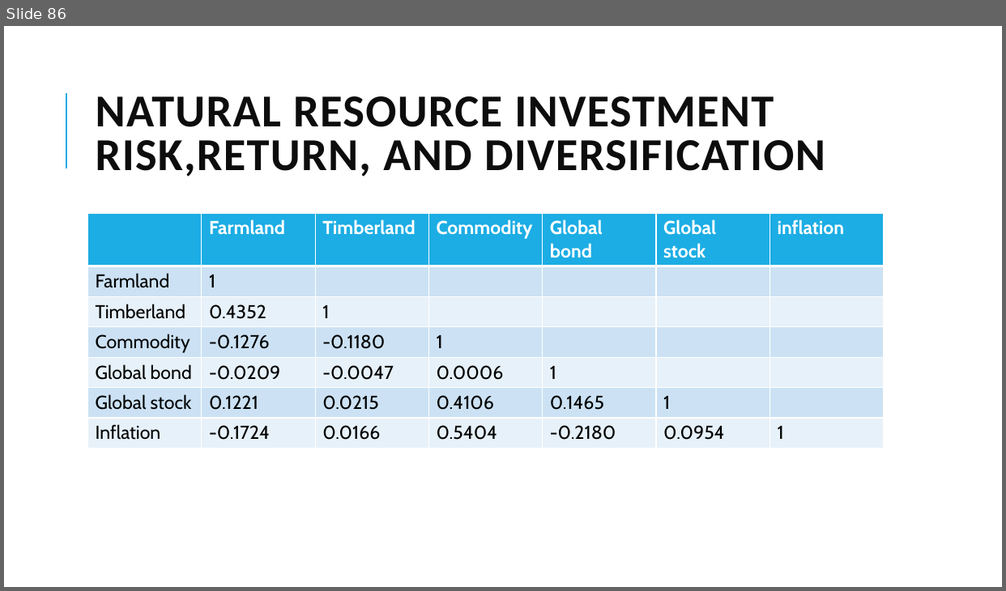
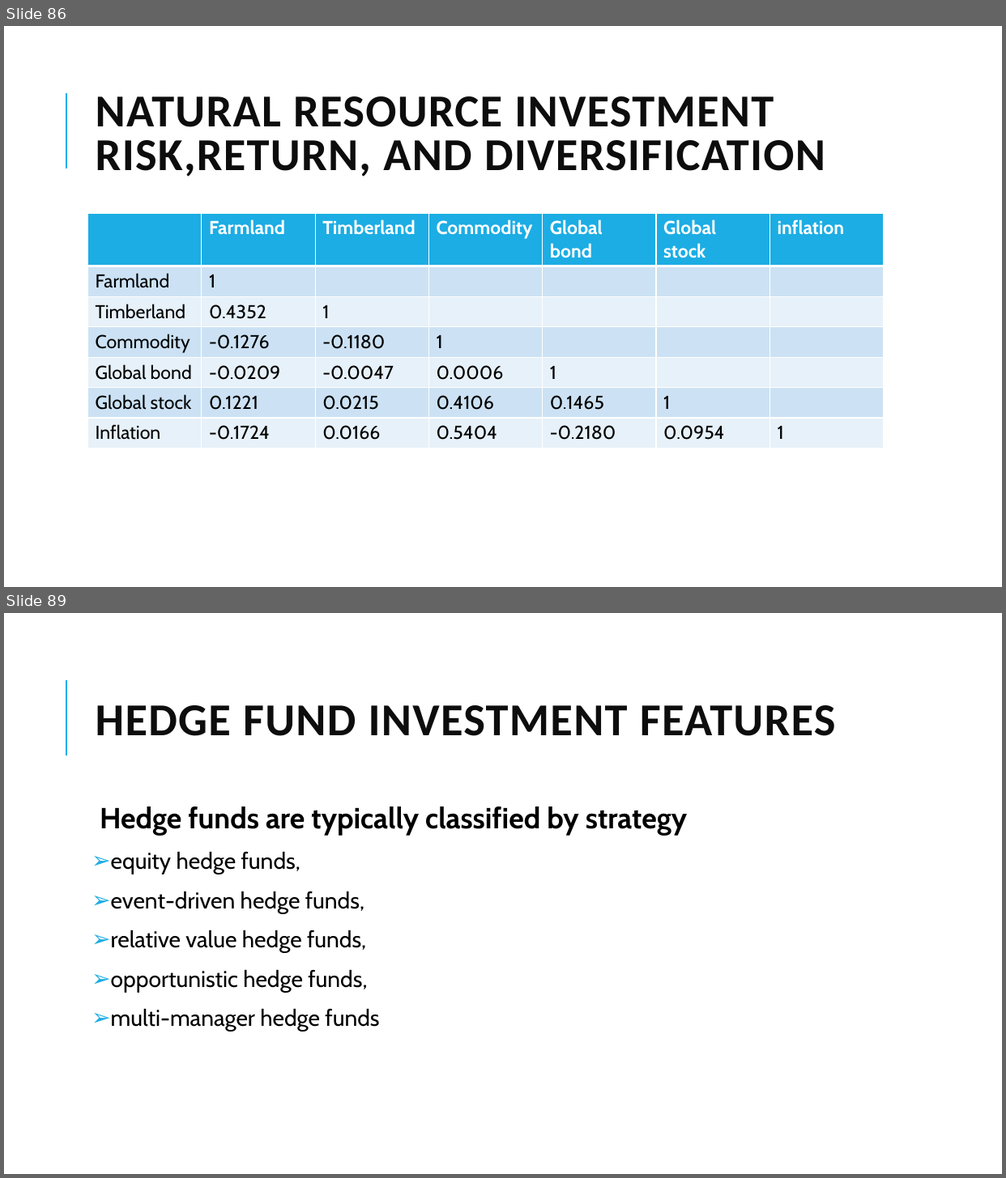
Before and after one commit to Isco0530/data, a slide deck: 2024Alternative.pptx. Shown one above the other, each under a label of ours: slide 86 before the commit, slides 86 and 89 after it; the slides between them are not shown. The pictures are 1006x591 and 1006x1178 pixels, drawn with LibreOffice and Linux fonts; fonts in the diff are those of the drawing. Boxes give left, top, right and bottom in pixels: in the first picture for what was removed or moved away, otherwise in the second. Text is boxed around its words. In the diff, an @@ line names an element or a change of style, - is before the commit and + after.

```diff
--- a/2024Alternative.pptx
+++ b/2024Alternative.pptx
@@ slide 89 added at box(4, 613, 1002, 1174), background #FFFFFF; not listed: 1 template element that a slide beside it also shows @@
@@ title added at box(96, 705, 836, 736), 44 pt, text #0D0D0D, bold @@
+HEDGE FUND INVESTMENT FEATURES
@@ text added at box(100, 807, 687, 1031), 22 pt, text #000000 @@
+  Hedge funds are typically classified by strategy
+➢ equity hedge funds,
+➢ event-driven hedge funds,
+➢ relative value hedge funds,
+➢ opportunistic hedge funds,
+➢ multi-manager hedge funds
```
Also in this commit, not shown: 3 slides changed, 6 other slides added.
